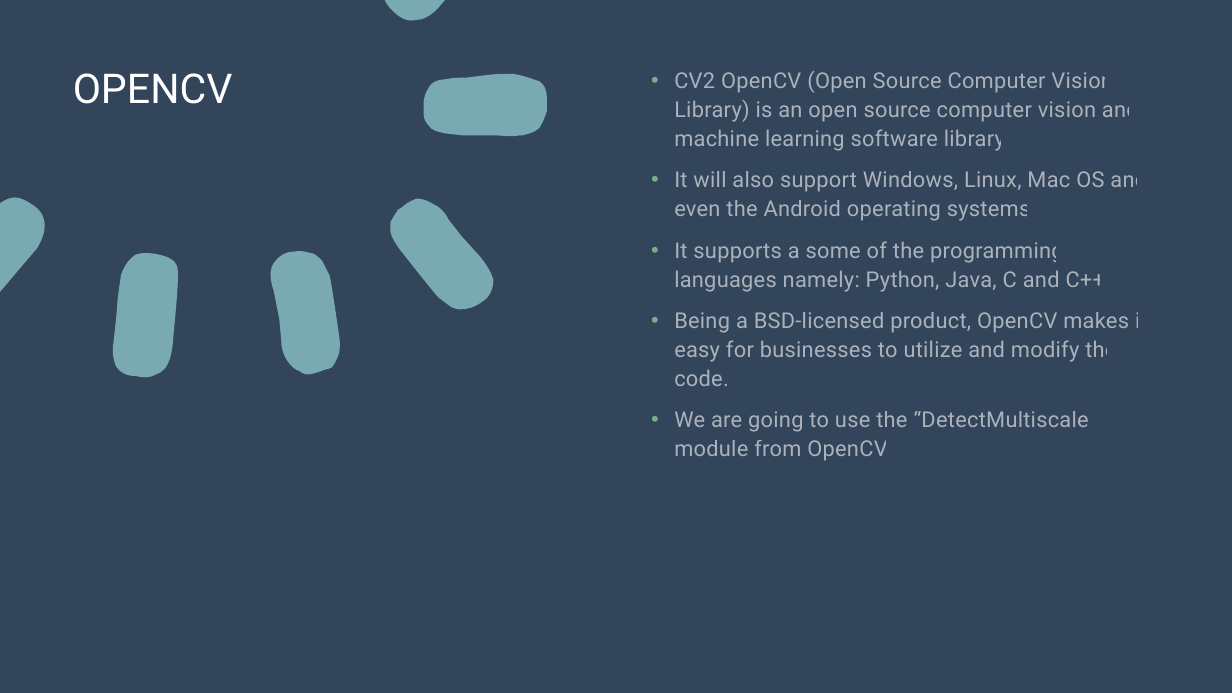
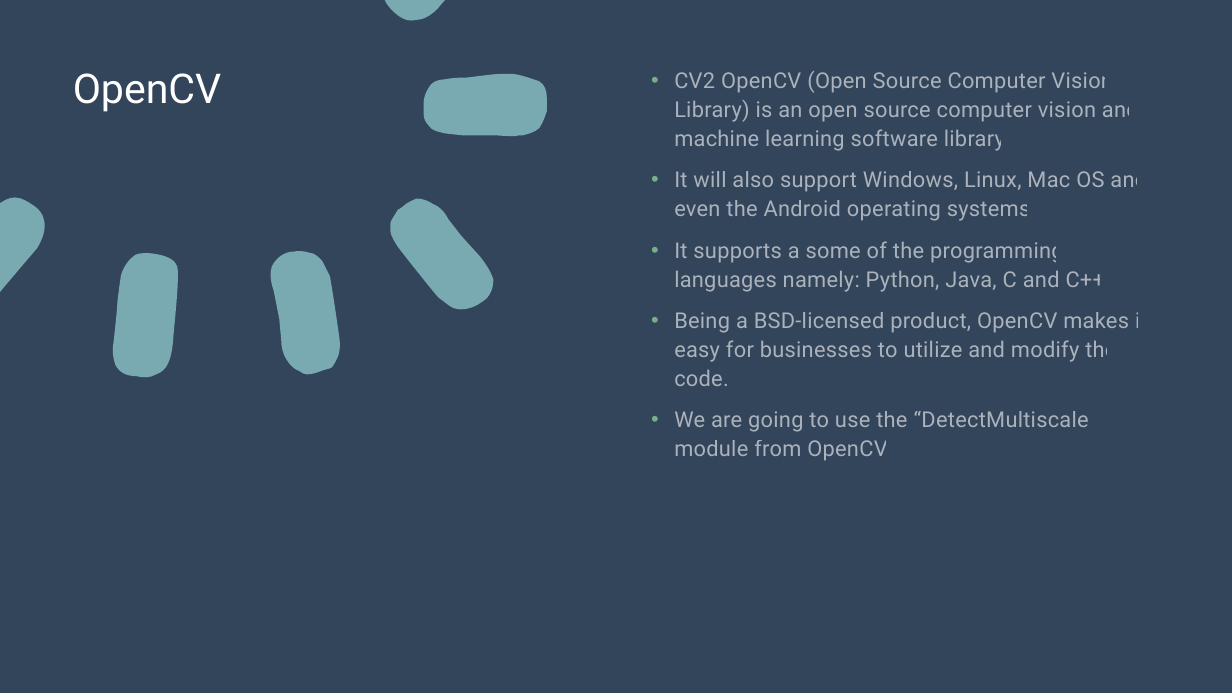
Before and after one commit to satish2902/photocapture, a slide deck: slide 4 of Satish.pptx. Drawn at 1232x693 pixels with LibreOffice and Linux fonts; fonts in the diff are those of the drawing. Boxes give left, top, right and bottom in pixels: in the first picture for what was removed or moved away, otherwise in the second. Text is boxed around its words. In the diff, an @@ line names an element or a change of style, - is before the commit and + after.

```diff
--- a/Satish.pptx
+++ b/Satish.pptx
@@ title at [73,73,222,112]: text changed @@
-OPENCV
+OpenCV
```
Also in this commit, not shown: 1 other slide changed, 1 slide added, 1 other file.
